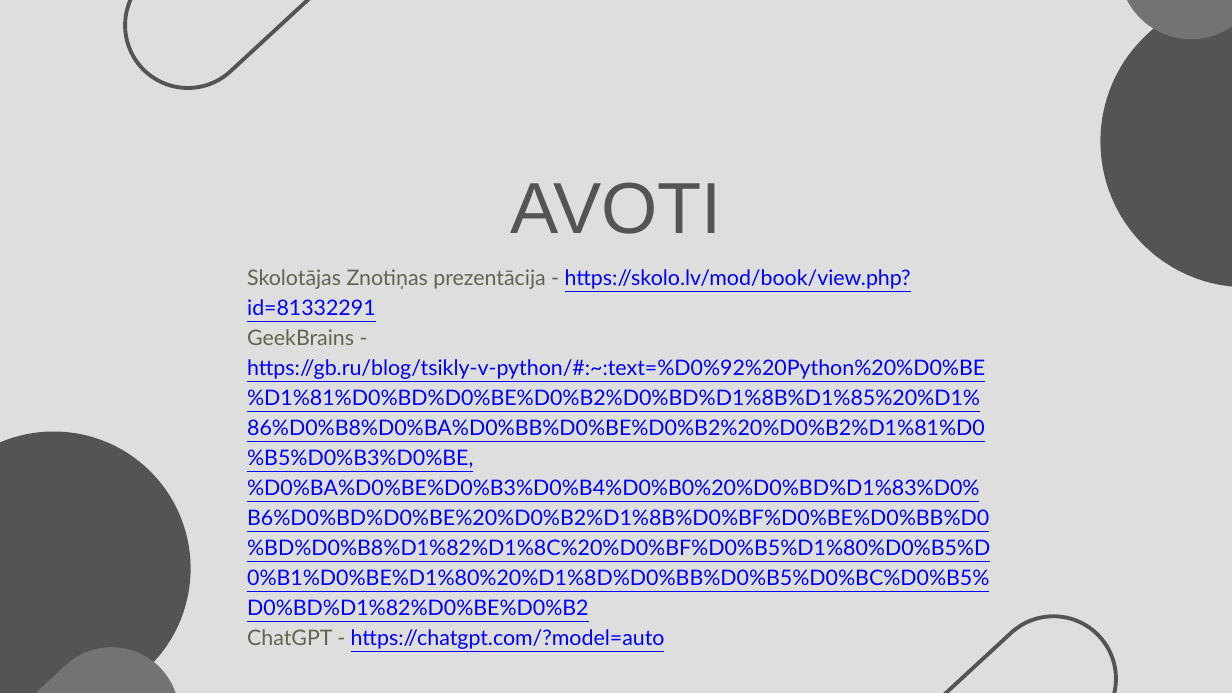
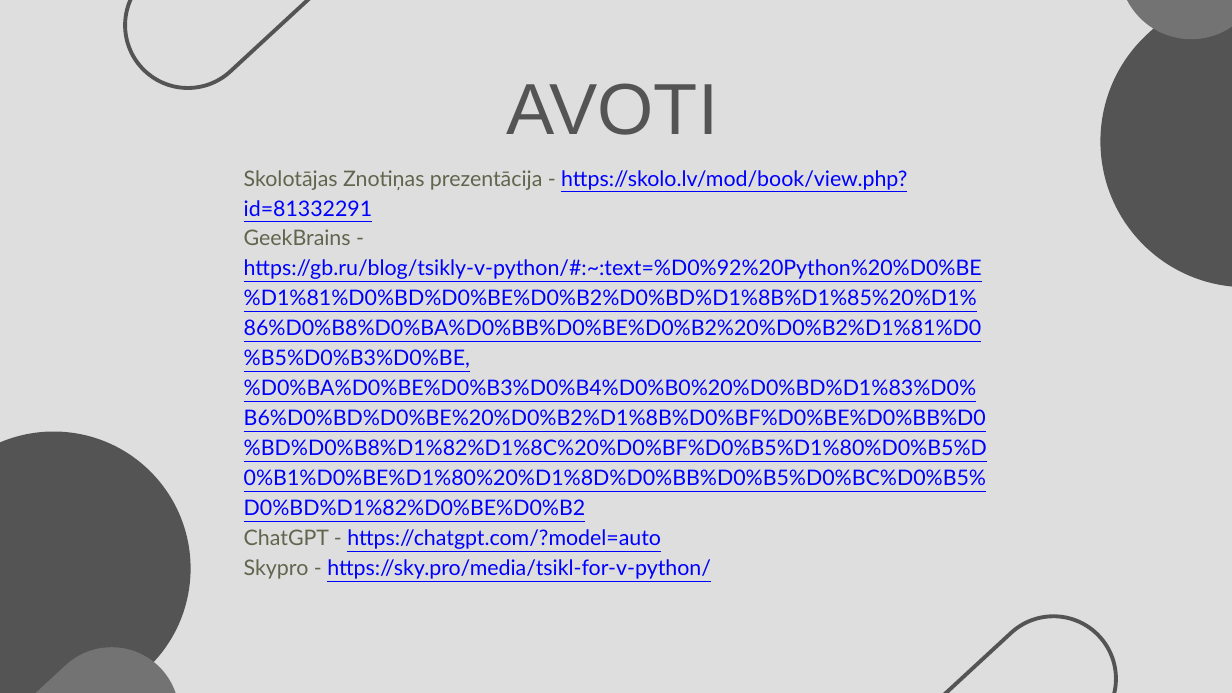
Before and after one commit to 123gleb123/Cecotkins_Eksamens2, a slide deck: slide 21 of Cikls ar skaitītāju programmēšanas valodā Python.pptx. Drawn at 1232x693 pixels with LibreOffice and Linux fonts; fonts in the diff are those of the drawing. Boxes give left, top, right and bottom in pixels: in the first picture for what was removed or moved away, otherwise in the second. Text is boxed around its words. In the diff, an @@ line names an element or a change of style, - is before the commit and + after.

```diff
--- a/Cikls ar skaitītāju programmēšanas valodā Python.pptx
+++ b/Cikls ar skaitītāju programmēšanas valodā Python.pptx
@@ text "AVOTI": place and size @@
-text "AVOTI" at bbox=[510, 182, 721, 234]
+text "AVOTI" at bbox=[507, 83, 718, 135]
@@ text at bbox=[244, 170, 987, 549]: paragraph added @@
+Skypro - https://sky.pro/media/tsikl-for-v-python/
@@ text "Skolotājas Znotiņas prezentācija - https://skolo.lv/mod/book ...": place and size @@
-text "Skolotājas Znotiņas prezentācija - https://skolo.lv/mod/book ..." at bbox=[247, 269, 990, 649]
+text "Skolotājas Znotiņas prezentācija - https://skolo.lv/mod/book ..." at bbox=[244, 170, 987, 549]
```
Also in this commit, not shown: 1 other file.
